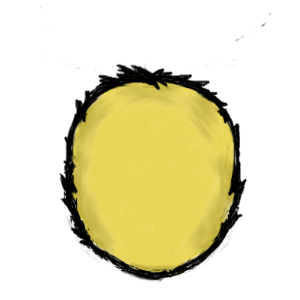
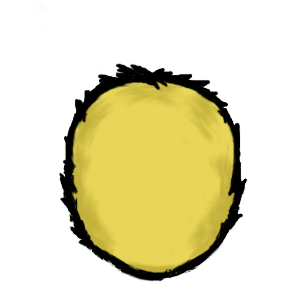
Layer changes from the first 300×300 image to the second:
painted on "Layer #2" over bbox(38, 4, 272, 283)
